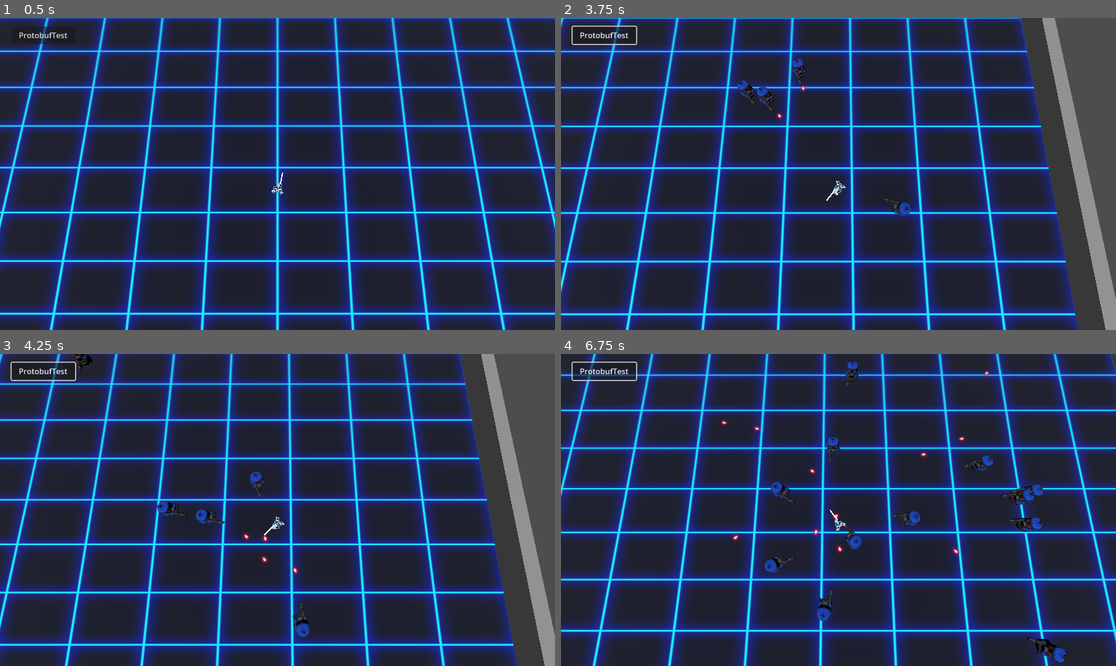
Above: before the commit, frames 1-4 (two rows, left to right).
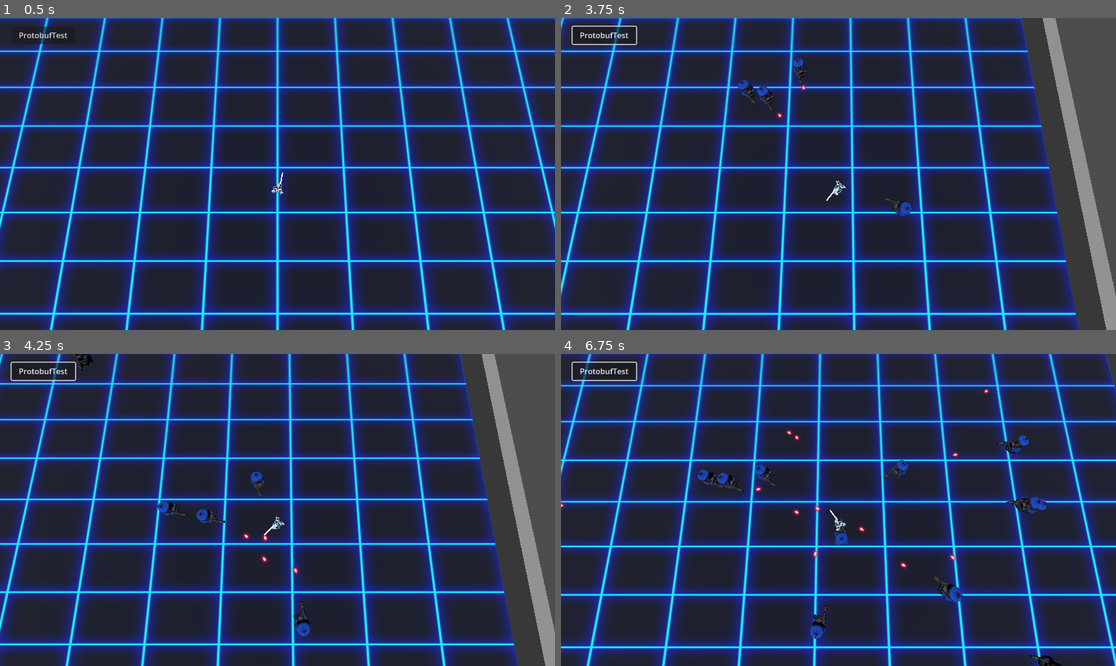
Above: after the commit, the same moments.

Repository: DarkAngelZT/Shooter-DPPO
Game: Godot game, scene res://scene/main_scene.tscn
The game is run twice, just before and just after one commit, with the same random seed, the same clock (stepped at 60 frames per second) and the same inputs.
Inputs (mouse positions are in pixels of both pictures, inside the frame that each line leads up to):
- Up to frame 1 (0.5 s): no input
- Up to frame 2 (3.75 s): click "ProtobufTest" at 0.5 s; tap Enter at 1.25 s; move the mouse to (960, 158) at 1.27 s; press the mouse at (960, 158) at 1.28 s; hold D (move_right) 1.28-2.03 s; move the mouse to (727, 189) at 2.02 s; release the mouse at (727, 189) at 2.03 s; hold S (move_back) 2.03-2.78 s; tap Mouse wheel down (zoom_in) at 2.1 s; move the mouse to (894, 105) at 2.77 s; hold D (move_right) 2.78-3.53 s; tap Mouse wheel up (zoom_out) at 2.85 s; move the mouse to (810, 236) at 3.52 s; hold W (move_forward) from 3.53 s (still down); tap Z at 3.6 s
- Up to frame 3 (4.25 s): keep holding W (move_forward)
- Up to frame 4 (6.75 s): move the mouse to (1005, 556) at 4.27 s; release W (move_forward) at 4.28 s; hold X 4.28-5.03 s; hold A (move_left) 4.28-5.78 s; move the mouse to (672, 463) at 5.02 s; click (672, 463) at 5.1 s; move the mouse to (866, 510) at 5.77 s; hold S (move_back) 5.78-6.53 s; tap Mouse wheel down (zoom_in) at 5.85 s; move the mouse to (755, 432) at 6.52 s; hold D (move_right) from 6.53 s (still down); tap Mouse wheel up (zoom_out) at 6.6 s

Frame 1 is identical in both runs. In frame 2, 6.9% of the frame differs, in the area x 0-100%, y 0-100%; in frame 3, 7.4%; in frame 4, 62%.

Commit message:
player sensor

Diff:
--- a/assets/behaviour_trees/bt_minon.tscn
+++ b/assets/behaviour_trees/bt_minon.tscn
@@ -18,7 +18,7 @@
 [node name="Minon" type="Node" node_paths=PackedStringArray("blackboard", "actor")]
 script = ExtResource("1_wvu5y")
 tick_rate = 3
-blackboard = NodePath("@Node@17802")
+blackboard = NodePath("@Node@23490")
 actor = NodePath("..")
 
 [node name="SequenceComposite" type="Node" parent="."]
@@ -64,6 +64,7 @@
 
 [node name="BTC_IsInMoveCd" type="Node" parent="SequenceComposite/MoveSelector/AttackMoveSequence/InverterDecorator"]
 script = ExtResource("14_x6y17")
+cool_down = 2.5
 
 [node name="BTA_SelectAttackLocation" type="Node" parent="SequenceComposite/MoveSelector/AttackMoveSequence"]
 script = ExtResource("8_mh8oi")
--- a/assets/nodes/bullet_mob.tscn
+++ b/assets/nodes/bullet_mob.tscn
@@ -1,14 +1,23 @@
-[gd_scene load_steps=3 format=3 uid="uid://c0cxbuuij7fv6"]
+[gd_scene load_steps=4 format=3 uid="uid://c0cxbuuij7fv6"]
 
 [ext_resource type="Script" path="res://scripts/Bullet.gd" id="1_kt0gd"]
 [ext_resource type="Texture2D" uid="uid://dxko0kuskyla1" path="res://sprites/bullet02.png" id="1_kxy6e"]
 
+[sub_resource type="SphereShape3D" id="SphereShape3D_wj1fb"]
+radius = 0.08
+
 [node name="bullet_mob" type="Node3D"]
+transform = Transform3D(1, 0, 0, 0, 1, 0, 0, 0, 1, 0.0159131, 0, 0.0340788)
 script = ExtResource("1_kt0gd")
-collision_mask = 3
+ray_collision_mask = 3
 
 [node name="bullet_sprite" type="Sprite3D" parent="."]
-transform = Transform3D(-4.37114e-08, 1, -4.37114e-08, 0, -4.37114e-08, -1, -1, -4.37114e-08, 1.91069e-15, 0, 0, 0)
+transform = Transform3D(-4.37114e-08, 1, -4.37114e-08, 0, -4.37114e-08, -1, -1, -4.37114e-08, 1.91069e-15, 0, 0, 0.0272754)
 texture = ExtResource("1_kxy6e")
 region_enabled = true
 region_rect = Rect2(31.782, 33.5478, 63.1468, 53.2982)
+
+[node name="StaticBody3D" type="StaticBody3D" parent="."]
+
+[node name="CollisionShape3D" type="CollisionShape3D" parent="StaticBody3D"]
+shape = SubResource("SphereShape3D_wj1fb")
--- a/assets/nodes/bullet_player.tscn
+++ b/assets/nodes/bullet_player.tscn
@@ -1,15 +1,26 @@
-[gd_scene load_steps=3 format=3 uid="uid://cjys1bvgi76no"]
+[gd_scene load_steps=4 format=3 uid="uid://cjys1bvgi76no"]
 
 [ext_resource type="Texture2D" uid="uid://bj3hsnlk2rmhr" path="res://sprites/bullet09.png" id="1_dr42w"]
 [ext_resource type="Script" path="res://scripts/Bullet.gd" id="1_hqll5"]
 
+[sub_resource type="SphereShape3D" id="SphereShape3D_2vpha"]
+radius = 0.08
+
 [node name="bullet_player" type="Node3D"]
 script = ExtResource("1_hqll5")
 speed = 1.0
-collision_mask = 5
+ray_collision_mask = 5
 
 [node name="bullet_sprite" type="Sprite3D" parent="."]
-transform = Transform3D(-4.37114e-08, 1, -4.37114e-08, 0, -4.37114e-08, -1, -1, -4.37114e-08, 1.91069e-15, 0, 0, 0)
+transform = Transform3D(-4.37114e-08, 1, -4.37114e-08, 0, -4.37114e-08, -1, -1, -4.37114e-08, 1.91069e-15, 0.0218435, 0, 0.0549314)
 texture = ExtResource("1_dr42w")
 region_enabled = true
 region_rect = Rect2(28.8784, 33.7631, 62.7207, 48.1178)
+
+[node name="StaticBody3D" type="StaticBody3D" parent="."]
+collision_layer = 8
+collision_mask = 0
+input_ray_pickable = false
+
+[node name="CollisionShape3D" type="CollisionShape3D" parent="StaticBody3D"]
+shape = SubResource("SphereShape3D_2vpha")
--- a/assets/nodes/minion_01.tscn
+++ b/assets/nodes/minion_01.tscn
@@ -44,9 +44,8 @@
 time_horizon_obstacles = 0.1
 max_speed = 5.0
 
-[node name="BehaviourTree" parent="." node_paths=PackedStringArray("blackboard", "actor") instance=ExtResource("5_bh4oe")]
+[node name="BehaviourTree" parent="." node_paths=PackedStringArray("blackboard") instance=ExtResource("5_bh4oe")]
 blackboard = NodePath("../Blackboard")
-actor = NodePath("..")
 
 [node name="Blackboard" type="Node" parent="."]
 script = ExtResource("5_jgn37")
--- a/assets/nodes/player.tscn
+++ b/assets/nodes/player.tscn
@@ -1,12 +1,16 @@
-[gd_scene load_steps=5 format=3 uid="uid://jxsgncw3xmlp"]
+[gd_scene load_steps=7 format=3 uid="uid://jxsgncw3xmlp"]
 
 [ext_resource type="PackedScene" uid="uid://bdyptm7smjixm" path="res://assets/models/gdbot/gdbot_skin.tscn" id="1_8x5t2"]
 [ext_resource type="Script" path="res://scripts/Player.gd" id="1_ivcu5"]
 [ext_resource type="PackedScene" uid="uid://cjys1bvgi76no" path="res://assets/nodes/bullet_player.tscn" id="2_hubho"]
+[ext_resource type="Script" path="res://scripts/PlayerSensor.gd" id="4_ds6in"]
 
 [sub_resource type="CapsuleShape3D" id="CapsuleShape3D_l0agu"]
 radius = 0.35
 height = 1.656
+
+[sub_resource type="SphereShape3D" id="SphereShape3D_hu1p6"]
+radius = 12.0
 
 [node name="CharacterBody3D" type="CharacterBody3D" node_paths=PackedStringArray("character_mesh", "shoot_position")]
 disable_mode = 2
@@ -22,17 +26,17 @@
 transform = Transform3D(-1, 0, -8.74228e-08, 0, 1, 0, 8.74228e-08, 0, -1, 0, 0, 0)
 
 [node name="Skeleton3D" parent="GDbotSkin/gdbot/Armature" index="0"]
-bones/2/position = Vector3(-0.00766957, 6.70495e-10, 0.521392)
-bones/2/rotation = Quaternion(-0.052915, 0.705839, 0.705123, -0.042346)
-bones/3/rotation = Quaternion(1, 1.84486e-10, -7.4061e-08, 4.72032e-12)
-bones/4/rotation = Quaternion(-0.244398, -0.0857997, -0.0695864, 0.963362)
-bones/5/rotation = Quaternion(0.323778, 7.7773e-08, -8.01611e-08, 0.946133)
-bones/7/rotation = Quaternion(-0.0538657, 0.257686, 0.106533, 0.958826)
-bones/8/rotation = Quaternion(0.226835, -7.09255e-08, 7.33286e-08, 0.973933)
-bones/10/rotation = Quaternion(-0.493853, -0.532255, -0.479047, 0.493282)
-bones/11/rotation = Quaternion(-7.69285e-09, 2.19195e-08, -0.238554, 0.971129)
+bones/2/position = Vector3(0.0191786, -1.67665e-09, 0.531589)
+bones/2/rotation = Quaternion(0.0619157, 0.705368, 0.704391, 0.0495549)
+bones/3/rotation = Quaternion(1, -1.99254e-10, -7.75864e-08, 9.29994e-13)
+bones/4/rotation = Quaternion(-0.0590742, -0.259453, -0.0952971, 0.959225)
+bones/5/rotation = Quaternion(0.117581, 5.38955e-08, -2.96248e-08, 0.993063)
+bones/7/rotation = Quaternion(-0.121744, 0.0888278, 0.0634015, 0.986544)
+bones/8/rotation = Quaternion(0.241594, -5.45388e-08, 7.4807e-08, 0.970377)
+bones/10/rotation = Quaternion(-0.554009, -0.42481, -0.449237, 0.557492)
+bones/11/rotation = Quaternion(4.23925e-10, 2.21939e-08, -0.00176317, 0.999999)
 bones/13/rotation = Quaternion(0.0819346, 1.62373e-07, 6.18589e-09, 0.996638)
-bones/14/rotation = Quaternion(-0.0819313, -0.000732557, -0.00891073, 0.996598)
+bones/14/rotation = Quaternion(-0.0819224, 0.0014173, 0.0172397, 0.996489)
 bones/16/rotation = Quaternion(-0.362118, -0.311101, -0.735239, -0.481156)
 bones/17/rotation = Quaternion(-0.0469922, -0.00499917, -0.077987, 0.995834)
 bones/19/rotation = Quaternion(-0.391114, -0.0079801, -0.00129221, 0.920307)
@@ -45,11 +49,11 @@
 bones/26/rotation = Quaternion(-0.277506, -2.58292e-09, -9.82245e-08, 0.960724)
 bones/27/rotation = Quaternion(-0.293954, 0.794438, -0.105766, 0.520838)
 bones/28/rotation = Quaternion(-0.277506, -3.63708e-07, -5.31396e-07, 0.960724)
-bones/29/rotation = Quaternion(-0.708143, -0.217816, -0.624581, 0.246959)
-bones/30/rotation = Quaternion(-1.84178e-08, 2.05485e-08, -0.380444, 0.924804)
-bones/32/rotation = Quaternion(-0.0272089, 0.0563525, -0.433974, 0.898749)
-bones/33/rotation = Quaternion(-0.549695, 0.455144, 0.437014, 0.547447)
-bones/34/rotation = Quaternion(-8.74221e-11, 5.52053e-09, 0.00175574, 0.999999)
+bones/29/rotation = Quaternion(-0.634248, -0.24238, -0.700595, 0.219427)
+bones/30/rotation = Quaternion(2.85346e-09, 2.40226e-08, -0.457913, 0.888997)
+bones/32/rotation = Quaternion(0.0216968, -0.0446503, -0.436518, 0.898325)
+bones/33/rotation = Quaternion(-0.507364, 0.508246, 0.477479, 0.506243)
+bones/34/rotation = Quaternion(1.54356e-08, 5.53423e-09, 0.351602, 0.93615)
 bones/37/rotation = Quaternion(-0.646856, -0.0339925, 0.761831, 0.00599861)
 bones/38/rotation = Quaternion(0.126977, -0.010998, 0.77186, 0.622887)
 bones/40/rotation = Quaternion(-0.391114, 0.00798011, 0.00129221, 0.920307)
@@ -62,15 +66,15 @@
 bones/47/rotation = Quaternion(-0.277506, -2.36655e-08, 1.00422e-07, 0.960724)
 bones/48/rotation = Quaternion(-0.293954, -0.794438, 0.105766, 0.520838)
 bones/49/rotation = Quaternion(-0.277506, 3.69605e-07, 5.06519e-07, 0.960724)
-bones/50/rotation = Quaternion(-0.639852, 0.242158, 0.694375, 0.223141)
-bones/51/rotation = Quaternion(-7.07911e-09, 2.08744e-08, 0.447606, 0.894231)
-bones/53/rotation = Quaternion(0.0177535, 0.0367704, 0.434464, 0.899763)
+bones/50/rotation = Quaternion(-0.714238, 0.214098, 0.618843, 0.2471)
+bones/51/rotation = Quaternion(-1.06481e-08, 7.75329e-09, 0.374469, 0.927239)
+bones/53/rotation = Quaternion(-0.0311961, -0.0641993, 0.435942, 0.89714)
 bones/54/rotation = Quaternion(0, 0, 0.147009, 0.989135)
 bones/58/rotation = Quaternion(0, 0, -0.15168, 0.98843)
-bones/59/position = Vector3(-8.82497e-06, 5.47633e-06, 4.19533e-05)
+bones/59/position = Vector3(-1.46483e-07, 7.89198e-08, 6.85114e-07)
 
 [node name="BoneAttachment3D" parent="GDbotSkin/gdbot/Armature/Skeleton3D" index="1"]
-transform = Transform3D(-0.133167, 0.145169, -0.980404, -0.974021, 0.163648, 0.156531, 0.183165, 0.975779, 0.119605, -0.172038, 0.603867, 0.0155424)
+transform = Transform3D(-0.149223, -0.147743, -0.977704, -0.978673, 0.163243, 0.124703, 0.141179, 0.975461, -0.168952, -0.198265, 0.608234, -0.0373112)
 
 [node name="gun" parent="GDbotSkin/gdbot/Armature/Skeleton3D/BoneAttachment3D" index="0"]
 transform = Transform3D(-0.000458419, -0.00193781, 0.000186421, 0.000108882, 0.000165699, 0.00199015, -0.00194371, 0.00046631, 6.7516e-05, -0.00420558, 0.51087, -0.0439621)
@@ -82,5 +86,12 @@
 transform = Transform3D(1, 0, 0, 0, 1, 0, 0, 0, 1, 0, 0.863245, 0)
 shape = SubResource("CapsuleShape3D_l0agu")
 
+[node name="PlayerSensor" type="Node" parent="."]
+script = ExtResource("4_ds6in")
+radius_far = 6.0
+radius_near = 3.0
+detect_shape = SubResource("SphereShape3D_hu1p6")
+collision_mask = 12
+
 [editable path="GDbotSkin"]
 [editable path="GDbotSkin/gdbot"]
--- a/project.godot
+++ b/project.godot
@@ -71,6 +71,7 @@
 3d_physics/layer_2="player"
 3d_navigation/layer_2="ai"
 3d_physics/layer_3="monster"
+3d_physics/layer_4="bullet"
 avoidance/layer_1="ai"
 
 [rendering]
--- a/scripts/Bullet.gd
+++ b/scripts/Bullet.gd
@@ -5,7 +5,7 @@
 @export
 var speed:float = 0
 
-@export_flags_3d_physics var collision_mask
+@export_flags_3d_physics var ray_collision_mask
 
 var direction:Vector3
 var space_state
@@ -16,7 +16,7 @@
 func _physics_process(delta):
 	var old_position = position
 	var new_position = position + direction*(speed*delta)
-	var query = PhysicsRayQueryParameters3D.create(old_position,new_position,collision_mask)
+	var query = PhysicsRayQueryParameters3D.create(old_position,new_position,ray_collision_mask)
 	var result = space_state.intersect_ray(query)
 	if result:
 		var target_pos = Vector3(position)
--- /dev/null
+++ b/scripts/PlayerSensor.gd
@@ -0,0 +1,31 @@
+class_name PlayerSensor extends Node
+
+@export var radius_far:float
+@export var radius_near:float
+@export var detect_shape:Shape3D
+@export_flags_3d_physics var collision_mask
+
+var owner_id:int
+var owner_field_id:int
+var query_param: PhysicsShapeQueryParameters3D
+var space:PhysicsDirectSpaceState3D
+
+# Called when the node enters the scene tree for the first time.
+func _ready():
+	owner_id = owner.id
+	owner_field_id = owner.field_id
+	query_param = PhysicsShapeQueryParameters3D.new()
+	query_param.collision_mask = collision_mask
+	query_param.shape = detect_shape
+	query_param.collide_with_bodies = true
+
+	space = owner.get_world_3d().direct_space_state
+
+# Called every frame. 'delta' is the elapsed time since the previous frame.
+func _process(delta):
+	pass
+
+func gether_sensor_data():
+	query_param.transform.origin = owner.global_position
+	var result = space.intersect_shape(query_param)
+	#分类整理
